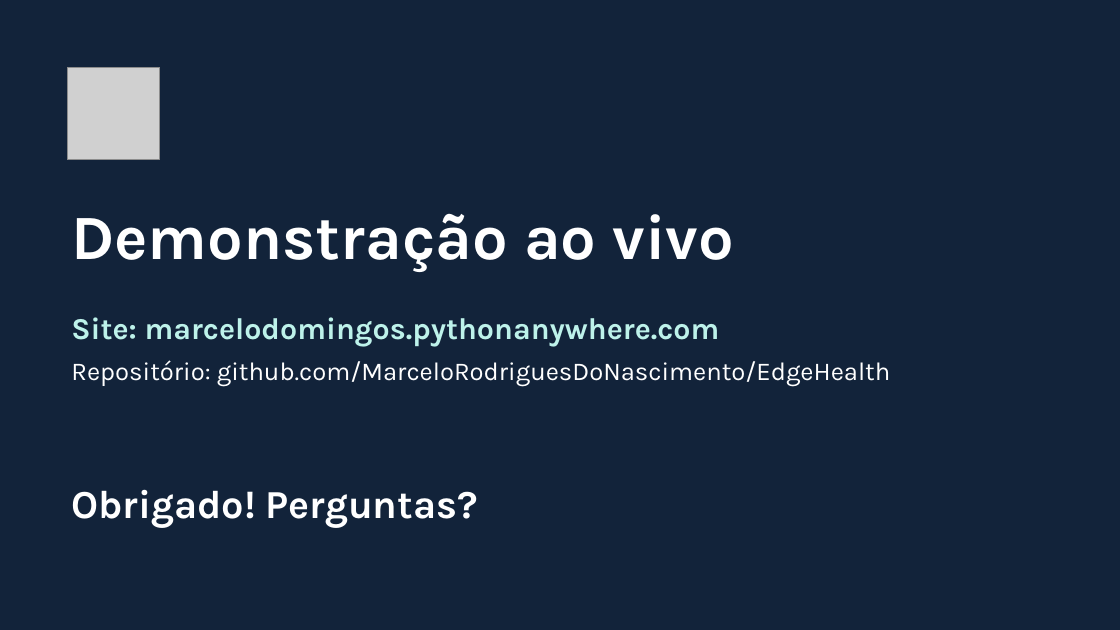
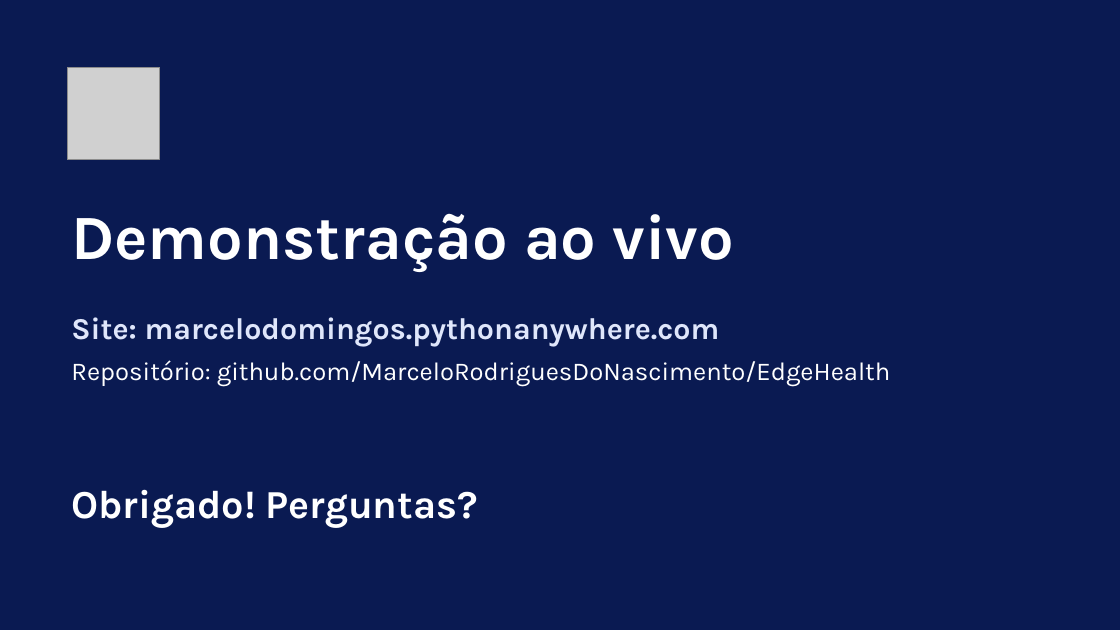
Before and after one commit to MarceloRodriguesDoNascimento/EdgeHealth, a slide deck: slide 16 of apresentacao/EdgeHealth_Apresentacao_Final.pptx. Drawn at 1120x630 pixels with LibreOffice and Linux fonts; fonts in the diff are those of the drawing; grey boxes stand for pictures. Boxes give left, top, right and bottom in pixels: in the first picture for what was removed or moved away, otherwise in the second. Text is boxed around its words. In the diff, an @@ line names an element or a change of style, - is before the commit and + after.

```diff
--- a/apresentacao/EdgeHealth_Apresentacao_Final.pptx
+++ b/apresentacao/EdgeHealth_Apresentacao_Final.pptx
@@ background #12233A to #0A1A52 @@
@@ text at [71,317,720,347]: text colour #BDF2EA to #DFE6FB in "Site: marcelodomingos.pythonanywhere.com" @@
```
Also in this commit, not shown: 15 other slides changed, 41 other files.
